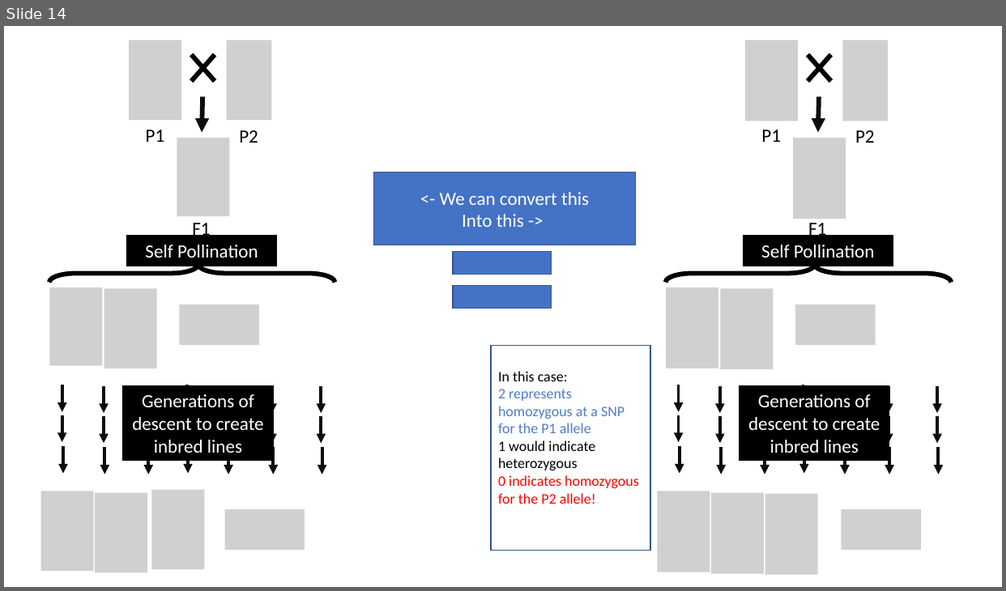
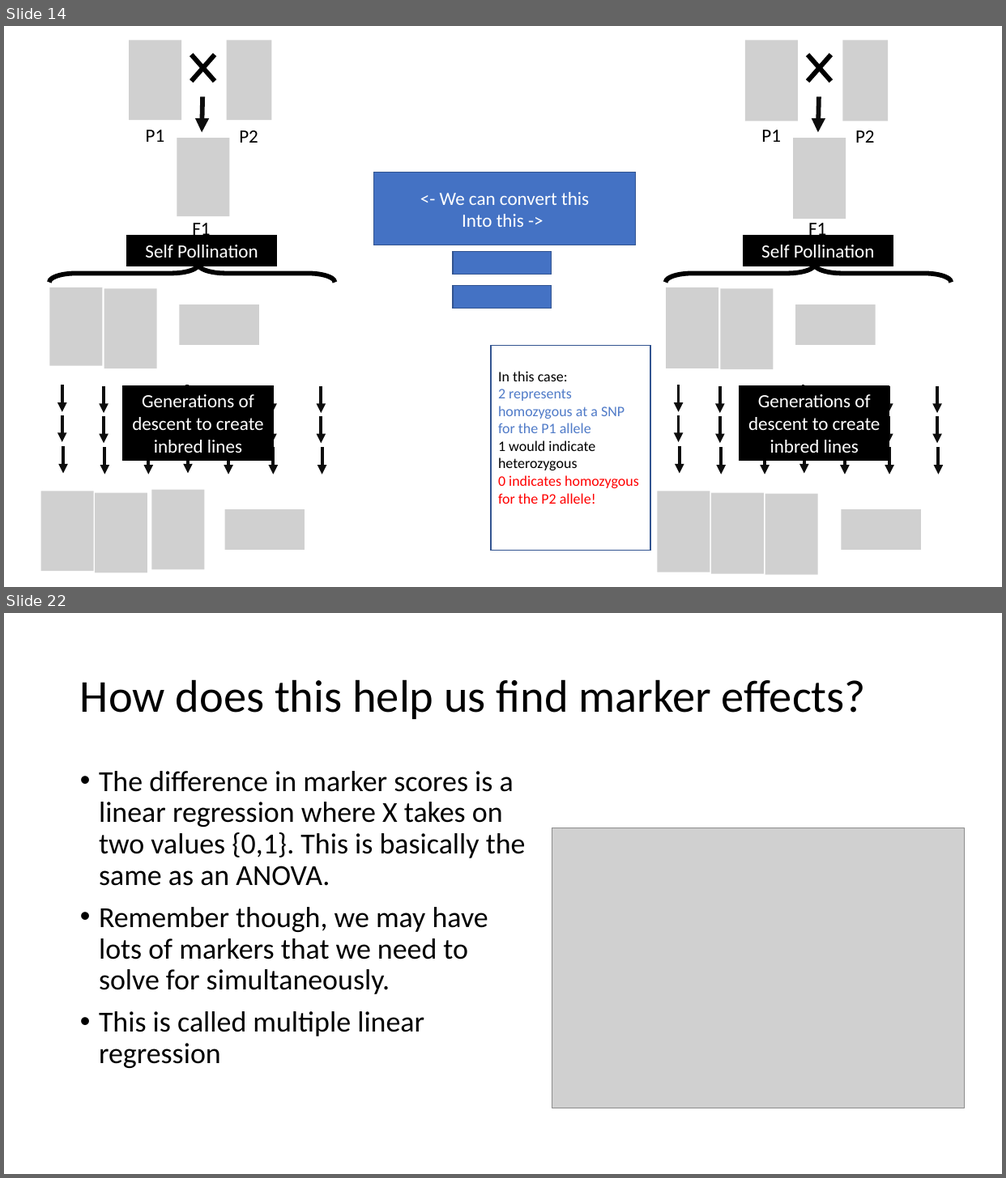
Before and after one commit to ter56/September2_2021_class, a slide deck: AdditiveModels_9_2_2021.pptx. Shown one above the other, each under a label of ours: slide 14 before the commit, slides 14 and 22 after it; the slides between them are not shown. The pictures are 1006x591 and 1006x1178 pixels, drawn with LibreOffice and Linux fonts; fonts in the diff are those of the drawing; grey boxes stand for pictures. Boxes give left, top, right and bottom in pixels: in the first picture for what was removed or moved away, otherwise in the second. Text is boxed around its words. In the diff, an @@ line names an element or a change of style, - is before the commit and + after.

```diff
--- a/AdditiveModels_9_2_2021.pptx
+++ b/AdditiveModels_9_2_2021.pptx
@@ slide 22 added at <box>4,613,1002,1174</box>, background #FFFFFF @@
@@ title added at <box>80,679,866,719</box>, 44 pt, text #000000 @@
+How does this help us find marker effects?
@@ text added at <box>99,771,526,1068</box>, 28 pt, text #000000 @@
+• The difference in marker scores is a linear regression where X takes on two values {0,1}. This is basically the same as an ANOVA.
+• Remember though, we may have lots of markers that we need to solve for simultaneously.
+• This is called multiple linear regression
@@ picture added at <box>552,828,965,1109</box> @@
```
Also in this commit, not shown: 6 slides changed, 19 other slides added, 6 slides removed, 1 other file.
